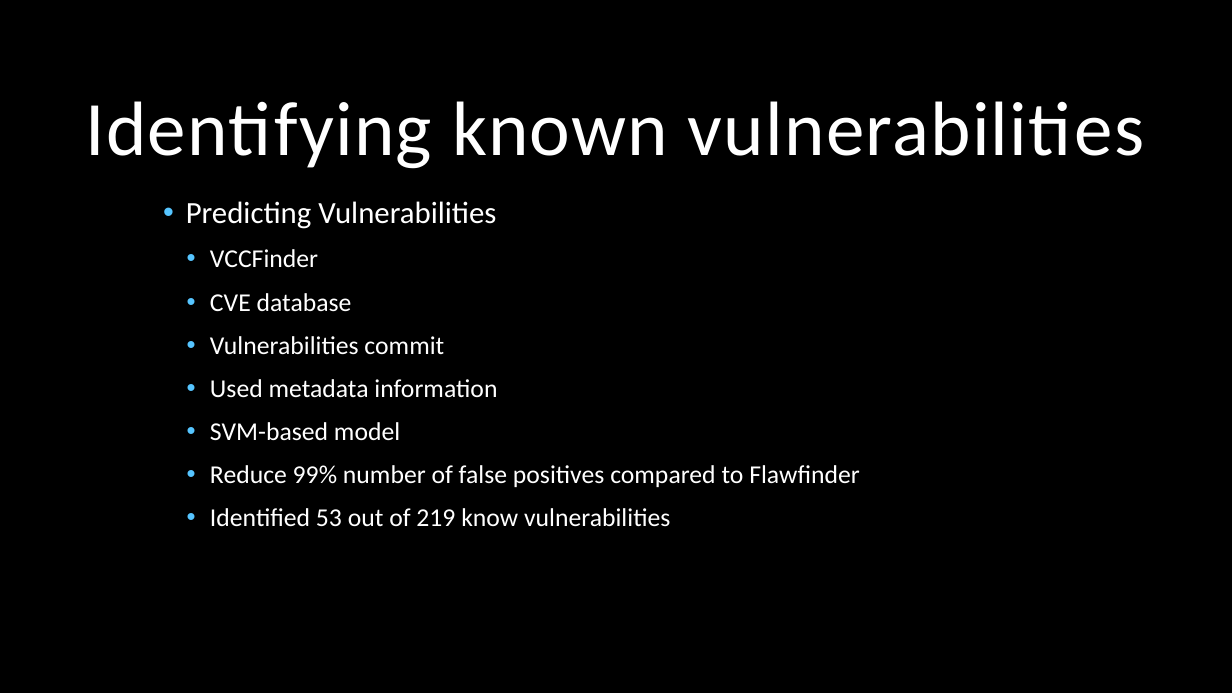
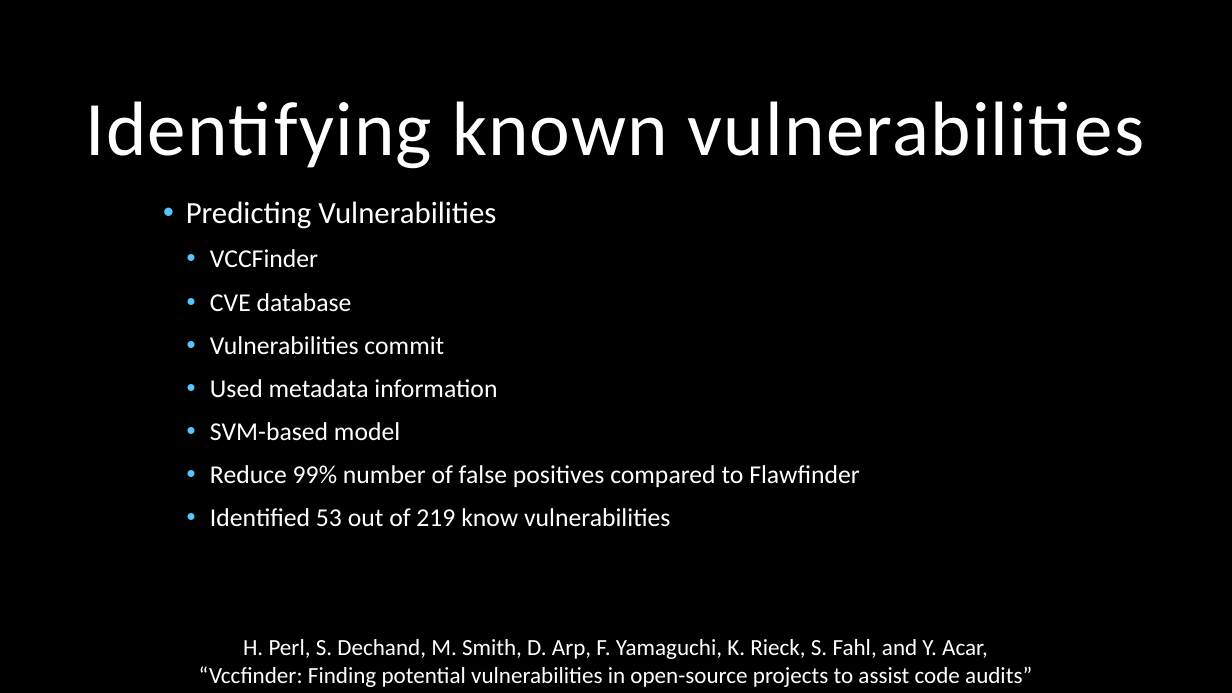
Before and after one commit to canesqui/OSSVulnerabilities, a slide deck: slide 15 of Presentation/Identifying Known Vulnerabilies in OSS libraries.pptx. Drawn at 1232x693 pixels with LibreOffice and Linux fonts; fonts in the diff are those of the drawing; background and template pictures are left out. Boxes give left, top, right and bottom in pixels: in the first picture for what was removed or moved away, otherwise in the second. Text is boxed around its words. In the diff, an @@ line names an element or a change of style, - is before the commit and + after.

```diff
--- a/Presentation/Identifying Known Vulnerabilies in OSS libraries.pptx
+++ b/Presentation/Identifying Known Vulnerabilies in OSS libraries.pptx
@@ text added at [199,639,1032,687], 18 pt, text #FFFFFF @@
+H. Perl, S. Dechand, M. Smith, D. Arp, F. Yamaguchi, K. Rieck, S. Fahl, and Y. Acar,
+“Vccﬁnder: Finding potential vulnerabilities in open-source projects to assist code audits”
```
Also in this commit, not shown: 2 other slides changed, 4 other files.
